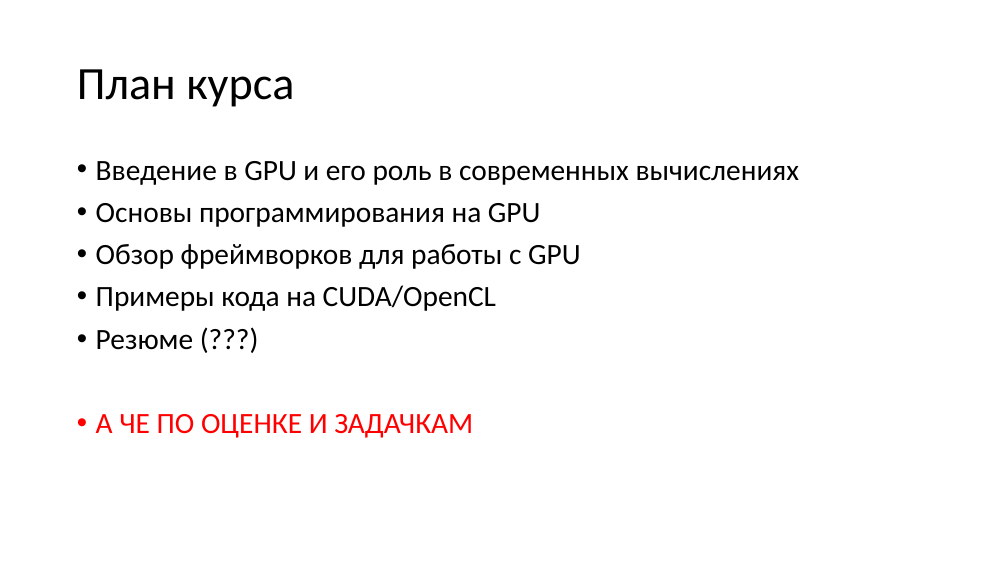
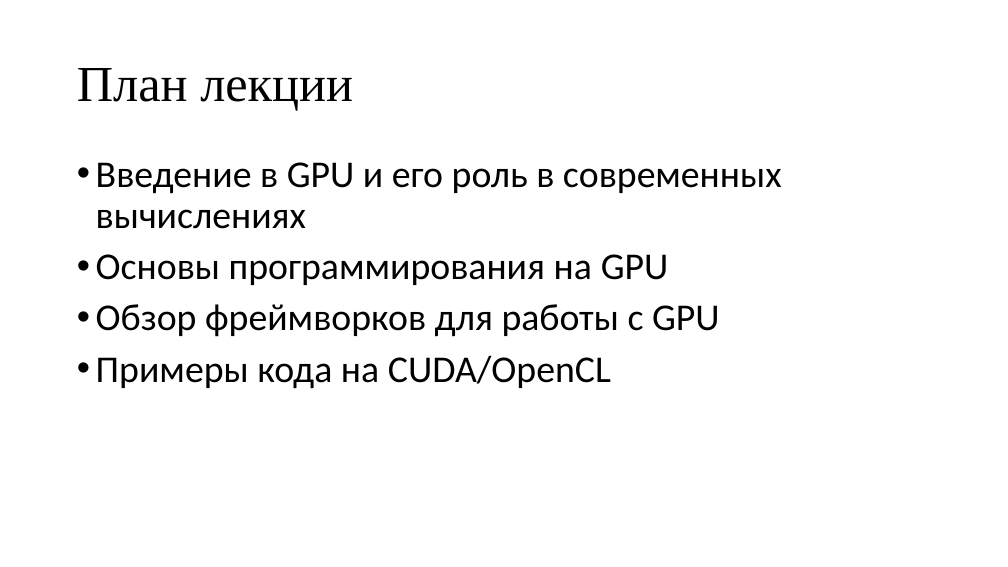
Before and after one commit to pezkov/gpu_course, a slide deck: slide 2 of presentations/Вычисления на GPU.pptx. Drawn at 1008x567 pixels with LibreOffice and Linux fonts; fonts in the diff are those of the drawing. Boxes give left, top, right and bottom in pixels: in the first picture for what was removed or moved away, otherwise in the second. Text is boxed around its words. In the diff, an @@ line names an element or a change of style, - is before the commit and + after.

```diff
--- a/presentations/Вычисления на GPU.pptx
+++ b/presentations/Вычисления на GPU.pptx
@@ title at bbox=[77, 68, 353, 111]: text changed; size 44 to 48 pt; font Calibri to Times New Roman @@
-План курса
+План лекции
@@ text "Введение в GPU и его ..." at bbox=[96, 162, 782, 389]: size 28 to 36 pt @@
@@ text at bbox=[96, 330, 473, 438]: paragraphs removed @@
-• Резюме (???)
-• А ЧЕ ПО ОЦЕНКЕ И ЗАДАЧКАМ
```
Also in this commit, not shown: 20 other slides changed, 1 other file.
